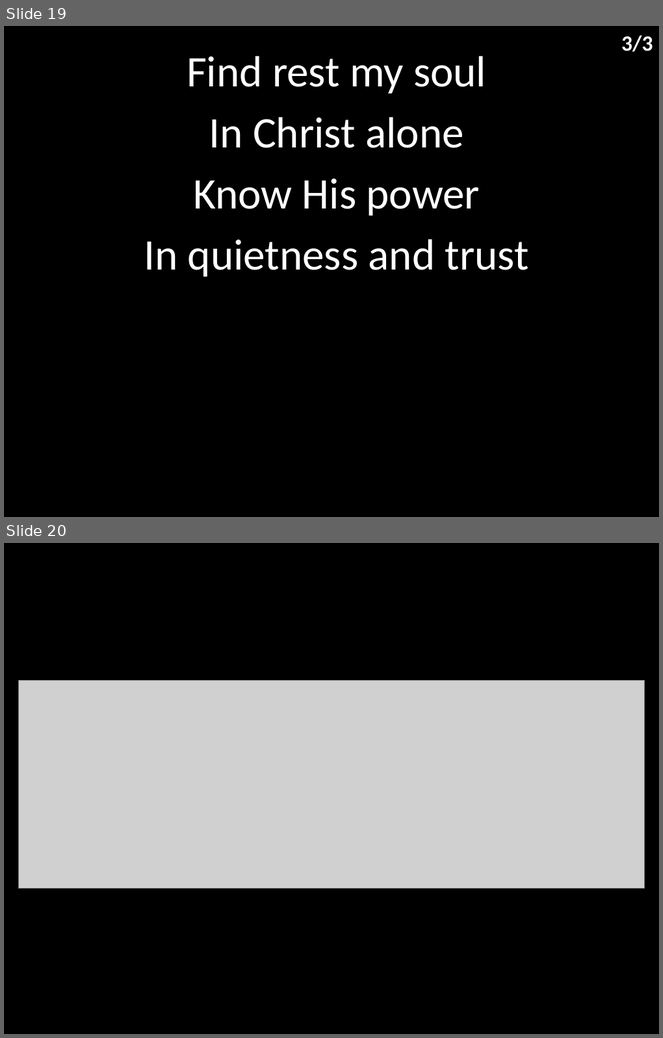
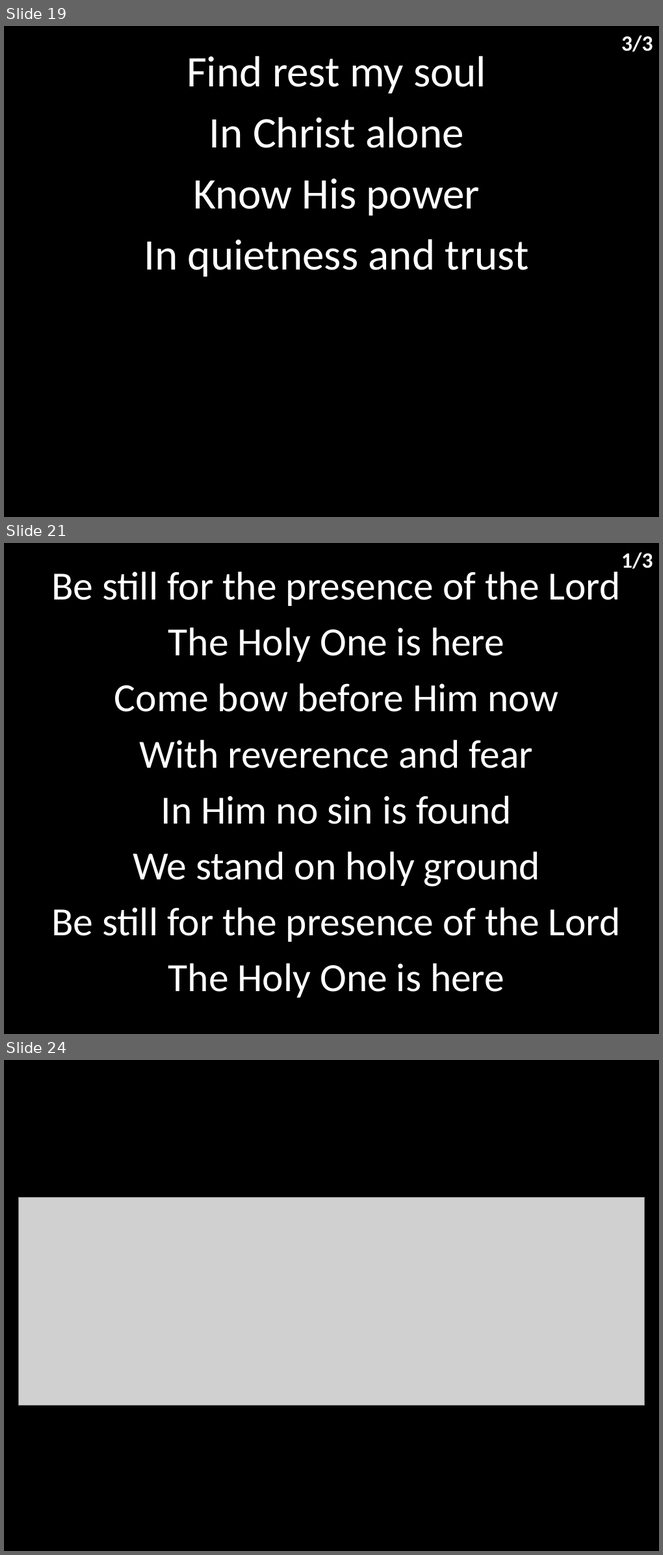
Before and after one commit to hoo-are-ya/worship, a slide deck: docs/songs_2022-05-29.pptx. Shown one above the other, each under a label of ours: slides 19 and 20 before the commit, slides 19, 21 and 24 after it; the slides between them are not shown. The pictures are 663x1038 and 663x1555 pixels, drawn with LibreOffice and Linux fonts; fonts in the diff are those of the drawing; grey boxes stand for pictures. Boxes give left, top, right and bottom in pixels: in the first picture for what was removed or moved away, otherwise in the second. Text is boxed around its words. In the diff, an @@ line names an element or a change of style, - is before the commit and + after.

Commit message:
add be still

```diff
--- a/docs/songs_2022-05-29.pptx
+++ b/docs/songs_2022-05-29.pptx
@@ slide 21 added at <box>4,543,659,1034</box>, background #000000 @@
@@ text added at <box>622,552,653,569</box>, 24 pt, text #FFFFFF, bold @@
+1/3
@@ subtitle added at <box>51,572,621,998</box>, 44 pt, text #FFFFFF @@
+Be still for the presence of the Lord
+The Holy One is here
+Come bow before Him now
+With reverence and fear
+In Him no sin is found
+We stand on holy ground
+Be still for the presence of the Lord
+The Holy One is here
@@ what was slide 20 is now slide 24 @@
```
Also in this commit, not shown: 3 other slides added, 1 other file.
